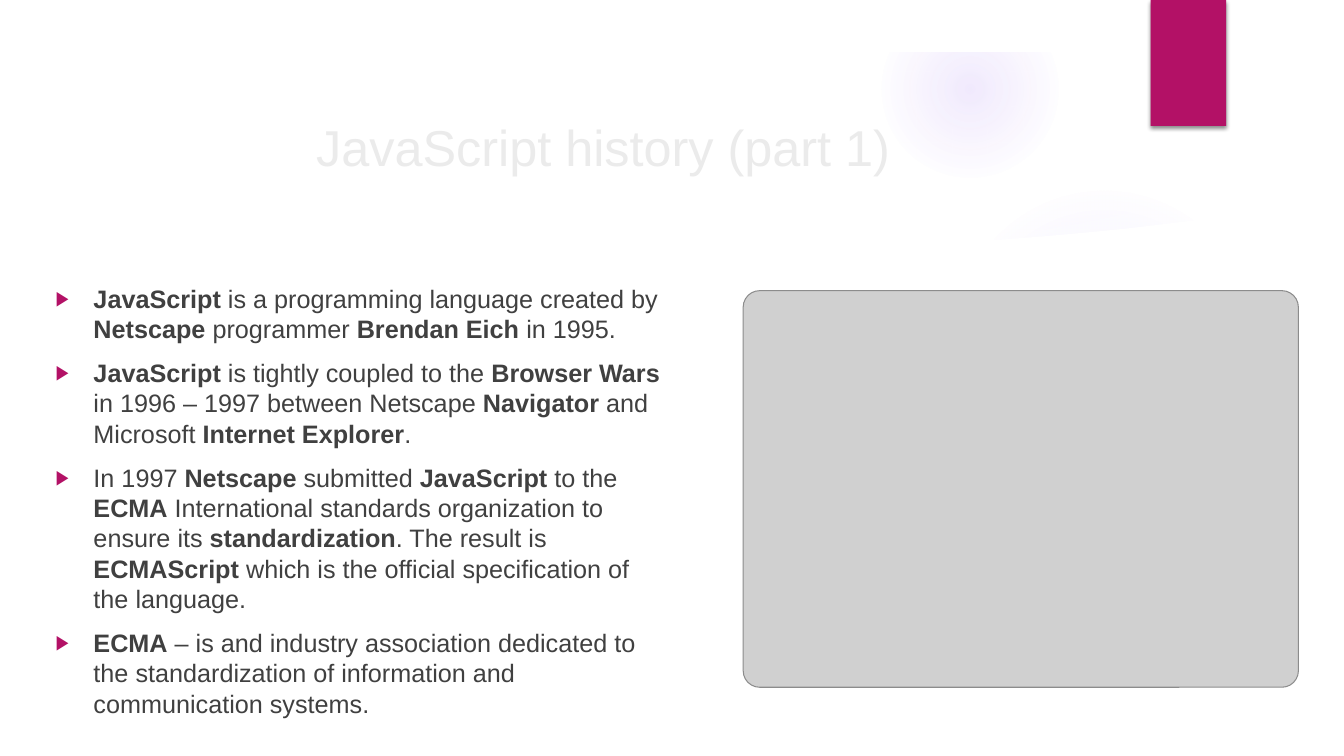
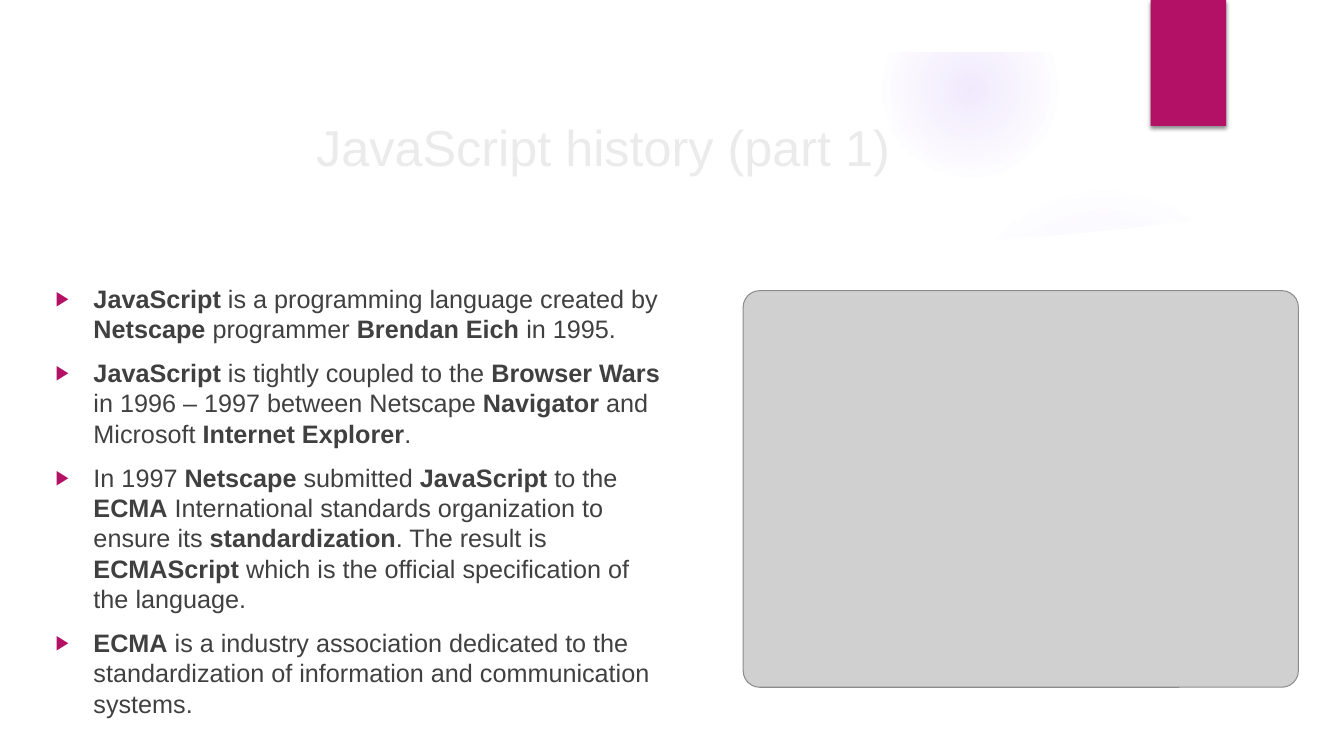
Before and after one commit to velizar92/TSK_Presentations, a slide deck: slide 2 of JS intro and overview.pptx. Drawn at 1344x756 pixels with LibreOffice and Linux fonts; fonts in the diff are those of the drawing; grey boxes stand for pictures; background and template pictures are left out. Boxes give left, top, right and bottom in pixels: in the first picture for what was removed or moved away, otherwise in the second. Text is boxed around its words. In the diff, an @@ line names an element or a change of style, - is before the commit and + after.

Commit message:
Fixed typo in one of the first slides

```diff
--- a/JS intro and overview.pptx
+++ b/JS intro and overview.pptx
@@ text at [93,633,649,718]: text changed @@
-▶ ECMA – is and industry association dedicated to the standardization of information and communication systems.
+▶ ECMA is a industry association dedicated to the standardization of information and communication systems.
```
